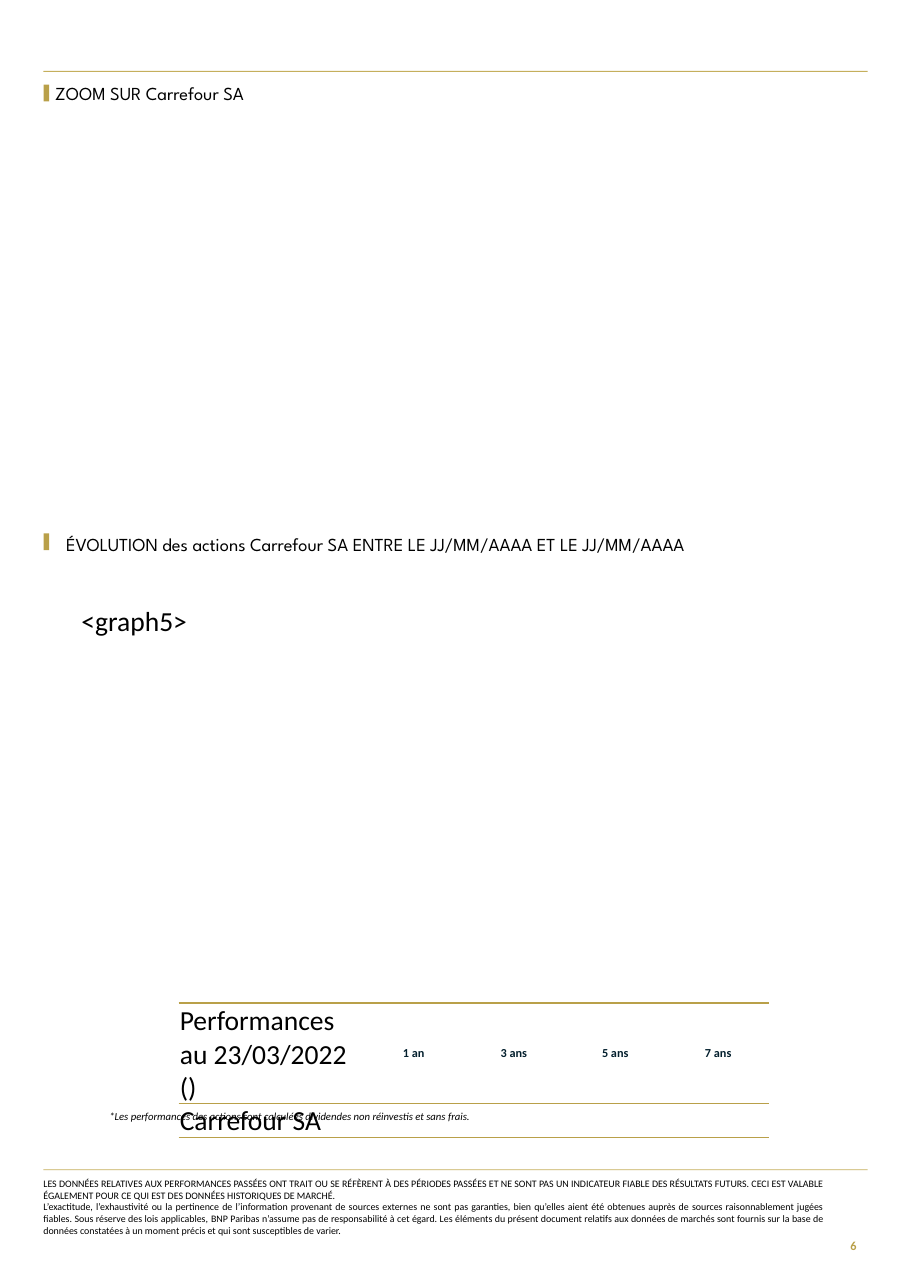
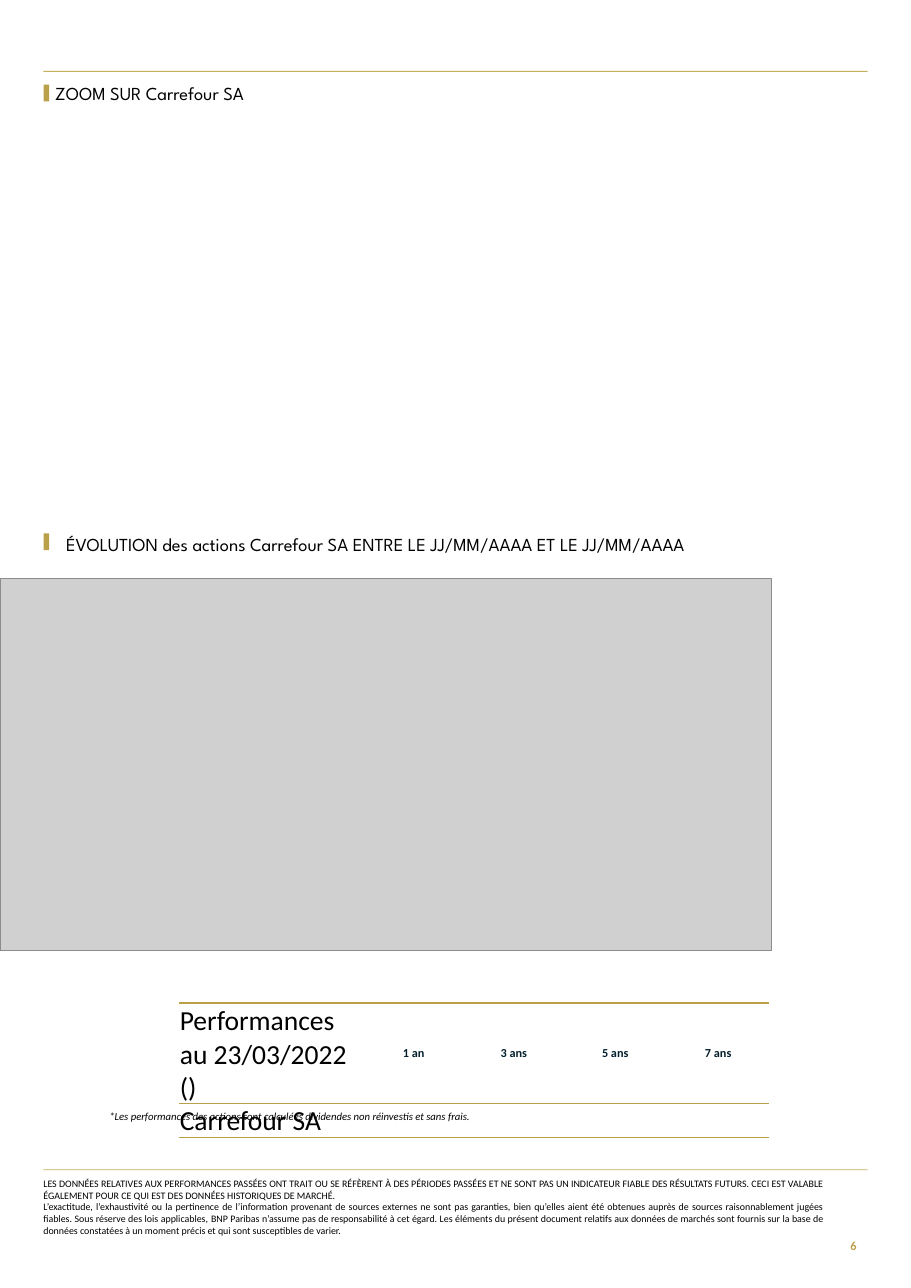
Before and after one commit to guillaumejacquin/equitim-project, a slide deck: slide 6 of result/Cap dix- F100140085F1result.pptx. Drawn at 911x1288 pixels with LibreOffice and Linux fonts; fonts in the diff are those of the drawing; grey boxes stand for pictures; background and template pictures are left out. Boxes give left, top, right and bottom in pixels: in the first picture for what was removed or moved away, otherwise in the second. Text is boxed around its words. In the diff, an @@ line names an element or a change of style, - is before the commit and + after.

Commit message:
add start of tra then graph

```diff
--- a/result/Cap dix- F100140085F1result.pptx
+++ b/result/Cap dix- F100140085F1result.pptx
@@ picture added at box(0, 578, 771, 951) @@
@@ text removed at box(81, 612, 186, 636) @@
-<graph5>
```
Also in this commit, not shown: 5 other slides changed, 12 other files.
